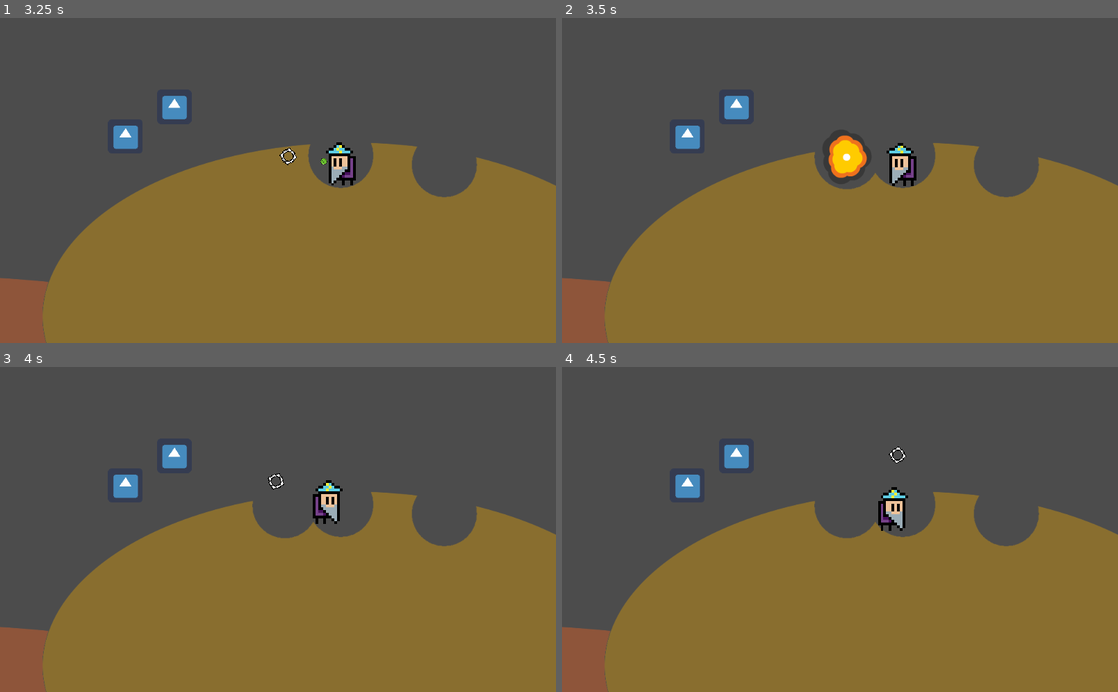
Above: before the commit, frames 1-4 (two rows, left to right).
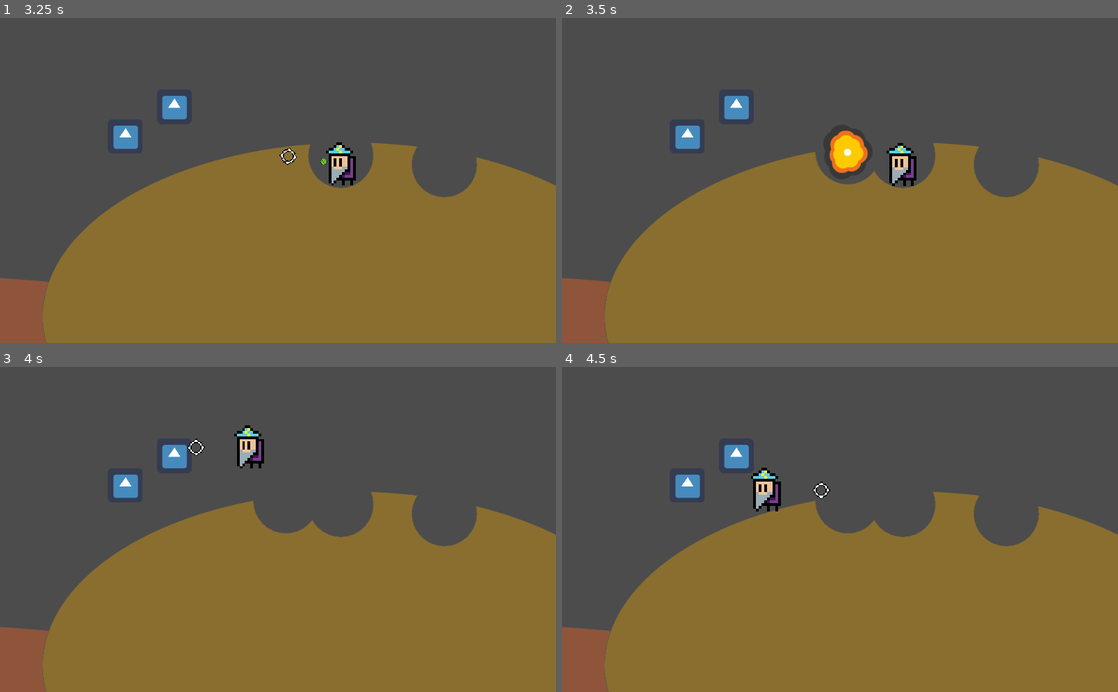
Above: after the commit, the same moments.

Repository: MitchMakesThings/Godot-Things
Game: Godot game, scene res://src/levels/FirstLevel.tscn
Two runs of this game, one before a commit and one after it. Both use one fixed random seed, a clock stepped at 60 frames per second and the inputs below. The engine's default icon, where the game draws it, is replaced by a stand-in: a white triangle on a blue panel in a dark square.
Inputs (mouse positions are in pixels of both pictures, inside the frame that each line leads up to):
- Up to frame 1 (3.25 s): tap Enter (ui_accept) at 0.5 s; move the mouse to (250, 245) at 0.52 s; hold D (move_right) 0.53-1.25 s; hold Enter (ui_accept) 0.53-1.25 s; click (250, 245) at 0.67 s; tap Space (jump) at 0.77 s; drag from (444, 229) to (250, 245) at 1.27 s; move the mouse to (111, 131) at 2.02 s; hold A (move_left) 2.03-2.75 s; hold Enter (ui_accept) 2.03-2.75 s; drag from (305, 180) to (111, 131) at 2.77 s
- Up to frame 2 (3.5 s): no input
- Up to frame 3 (4 s): move the mouse to (194, 448) at 3.52 s; hold A (move_left) from 3.53 s (still down); hold Enter (ui_accept) from 3.53 s (still down); tap Space (jump) at 3.77 s
- Up to frame 4 (4.5 s): release A (move_left) at 4.25 s; release Enter (ui_accept) at 4.25 s; drag from (962, 513) to (756, 448) at 4.27 s

Frame 1 is identical in both runs. In frame 2, 0.6% of the frame differs, in the area x 45-57%, y 34-53%; in frame 3, 1.4%; in frame 4, 1.4%, in the area x 34-63%, y 24-53%.

Commit message:
Adding additional debug info to create screenshots when "Enter" is pressed

Diff:
--- a/Game/src/destruction/Destructible.gd
+++ b/Game/src/destruction/Destructible.gd
@@ -56,6 +56,14 @@
 		thread.wait_to_finish()
 
 
+func _unhandled_input(event):
+	if (event.is_action_pressed("ui_accept")):
+		# DEBUG:
+		var bitmap := BitMap.new()
+		bitmap.create_from_image_alpha($Sprite.texture.get_data())
+		$Sprite.get_texture().get_data().save_png("res://screenshots/debug" + get_parent().name + ".png")
+
+
 func destroy(position : Vector2, radius : float):
 	var viewport_position = _world_to_viewport(position)
 	# Collision rebuild thread!
@@ -149,7 +157,7 @@
 	bitmap.create_from_image_alpha($Sprite.texture.get_data())
 
 	# DEBUG:
-	#$Sprite.get_texture().get_data().save_png("res://screenshots/debug" + get_parent().name + ".png")
+	$Sprite.get_texture().get_data().save_png("res://screenshots/debug" + get_parent().name + ".png")
 	#print("Saved")
 
 	# This will generate polygons for the given coordinate rectangle within the bitmap
